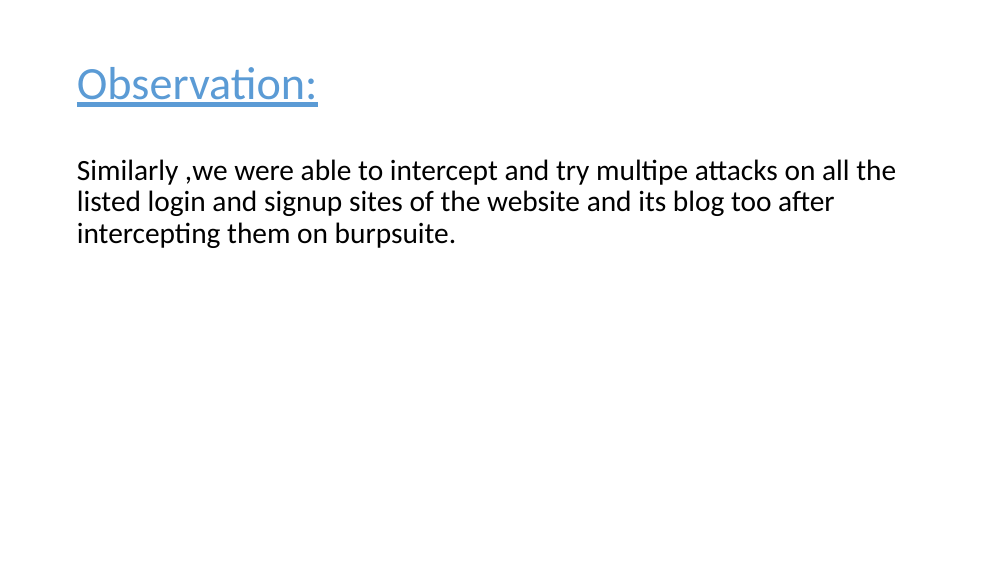
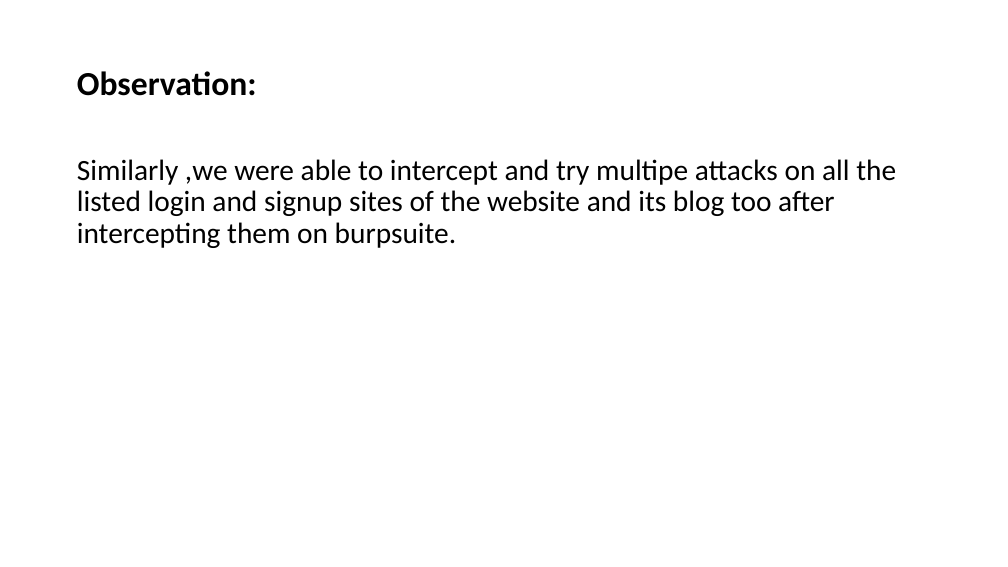
Before and after one commit to RocktimRajkumar/CEH-hack-a-thon, a slide deck: slide 56 of reports/Lifestyle Store/LifeStyle Store Application Reports.pptx (slide 55 before the commit). Drawn at 1008x567 pixels with LibreOffice and Linux fonts; fonts in the diff are those of the drawing. Boxes give left, top, right and bottom in pixels: in the first picture for what was removed or moved away, otherwise in the second. Text is boxed around its words. In the diff, an @@ line names an element or a change of style, - is before the commit and + after.

```diff
--- a/reports/Lifestyle Store/LifeStyle Store Application Reports.pptx
+++ b/reports/Lifestyle Store/LifeStyle Store Application Reports.pptx
@@ title "Observation:" at (77,71,257,96): size 44 to 32 pt, text colour #5B9BD5 to #000000, bold on, underline off @@
```
Also in this commit, not shown: 4 other slides changed, 2 slides added, 1 slide removed.
